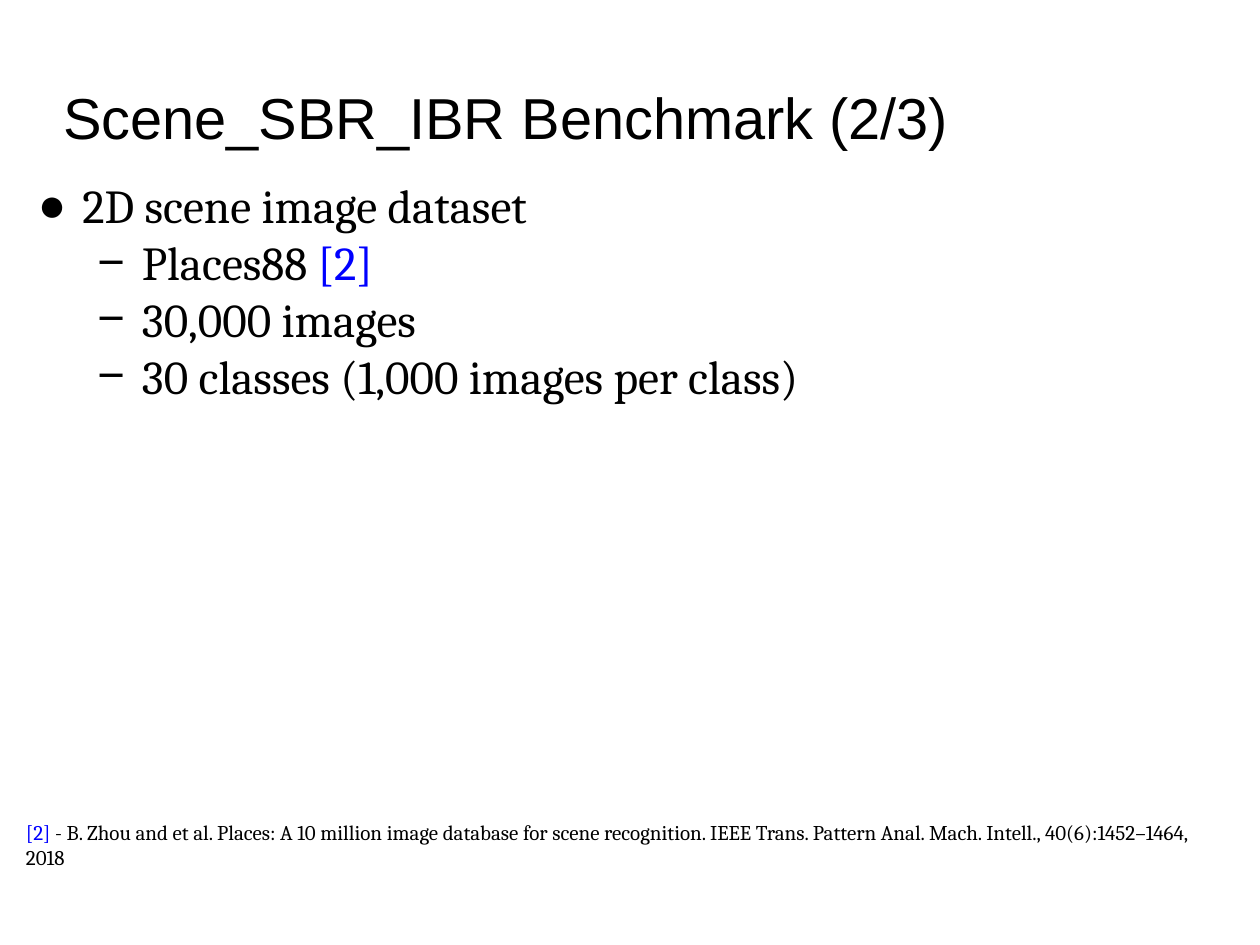
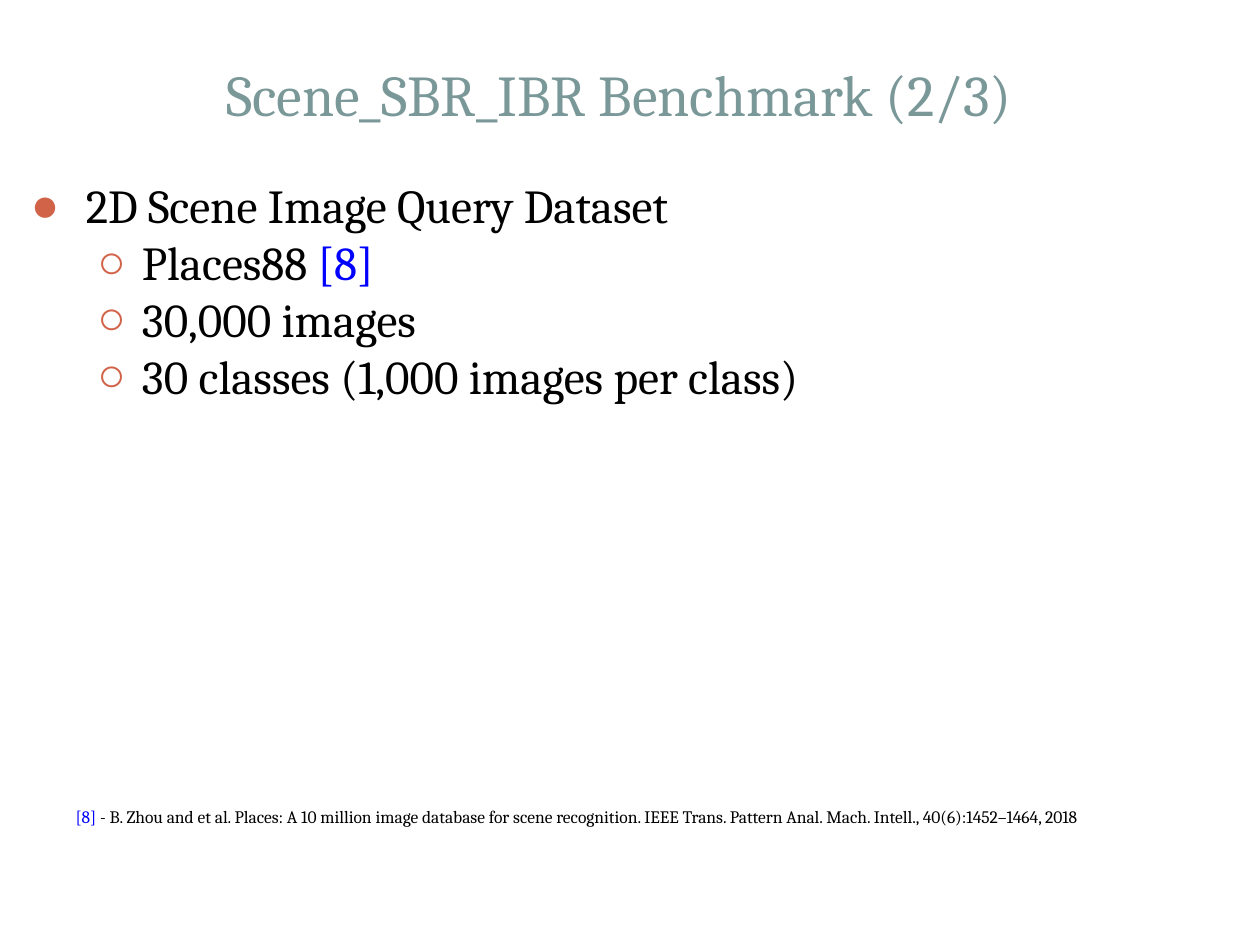
Before and after one commit to Hammania689/shrec_2019, a slide deck: slide 12 of mipr_slides/MIPR.pptx. Drawn at 1260x945 pixels with LibreOffice and Linux fonts; fonts in the diff are those of the drawing. Boxes give left, top, right and bottom in pixels: in the first picture for what was removed or moved away, otherwise in the second. Text is boxed around its words. In the diff, an @@ line names an element or a change of style, - is before the commit and + after.

```diff
--- a/mipr_slides/MIPR.pptx
+++ b/mipr_slides/MIPR.pptx
@@ text "Scene_SBR_IBR Benchmark (2/3)": place and size @@
-text "Scene_SBR_IBR Benchmark (2/3)" at [63, 97, 949, 149]
+text "Scene_SBR_IBR Benchmark (2/3)" at [226, 75, 1012, 124]
@@ text "Scene_SBR_IBR Benchmark (2/3)" at [226, 75, 1012, 124]: font Arial to Cambria, text colour #000000 to #7B9899; alignment left to centre @@
@@ text at [86, 191, 668, 287]: text changed @@
-● 2D scene image dataset
-  − Places88 [2]
+● 2D Scene Image Query Dataset
+  ○ Places88 [8]
@@ text at [76, 810, 1077, 827]: text changed; size 12 to 10 pt @@
-[2] - B. Zhou and et al. Places: A 10 million image database for scene recognition. IEEE Trans. Pattern Anal. Mach. Intell., 40(6):1452–1464, 2018
+[8] - B. Zhou and et al. Places: A 10 million image database for scene recognition. IEEE Trans. Pattern Anal. Mach. Intell., 40(6):1452–1464, 2018
```
Also in this commit, not shown: 16 other slides changed, 2 slides added, 4 slides removed, 2 other files.
